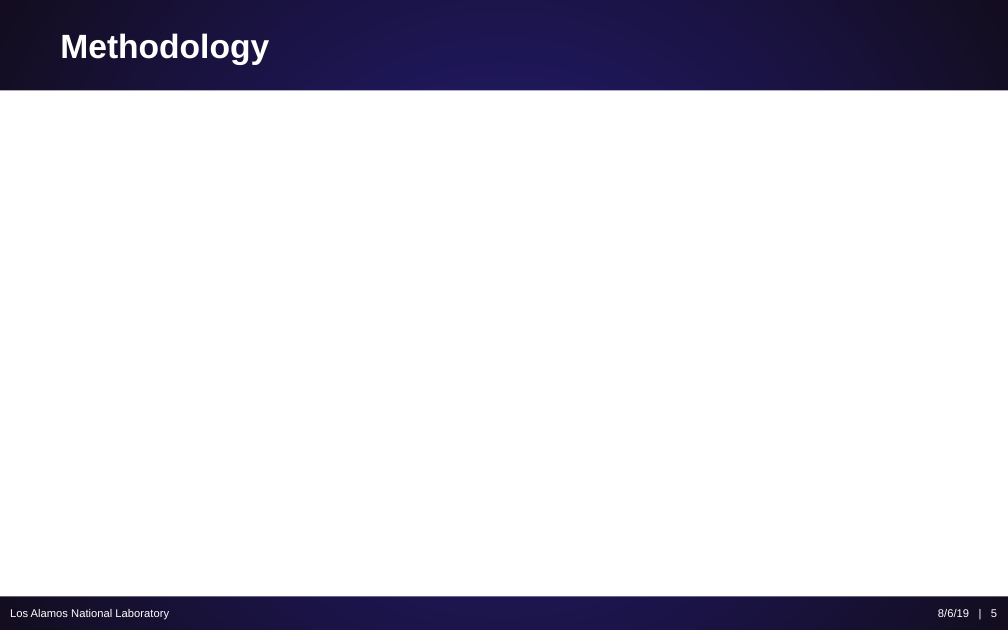
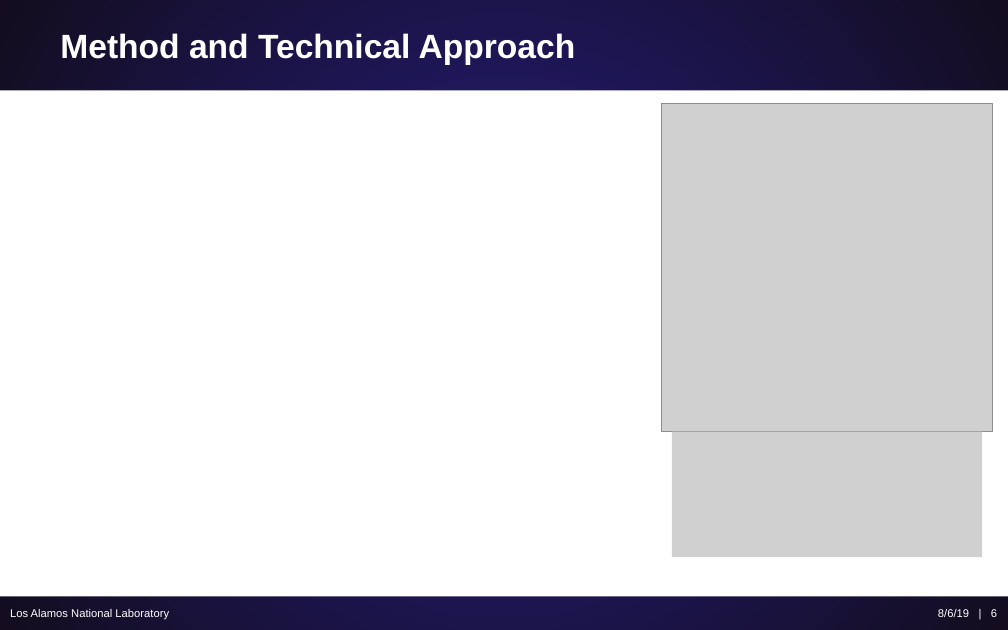
Before and after one commit to ScottCampbellBoise/XCP_Workshop_Report, a slide deck: slide 6 of Poster and Presentation/Campbell_Scott_Variance_Reduction.pptx (slide 5 before the commit). Drawn at 1008x630 pixels with LibreOffice and Linux fonts; fonts in the diff are those of the drawing; grey boxes stand for pictures. Boxes give left, top, right and bottom in pixels: in the first picture for what was removed or moved away, otherwise in the second. Text is boxed around its words. In the diff, an @@ line names an element or a change of style, - is before the commit and + after.

Commit message:
Updated the CCS2 presentation PPT

```diff
--- a/Poster and Presentation/Campbell_Scott_Variance_Reduction.pptx
+++ b/Poster and Presentation/Campbell_Scott_Variance_Reduction.pptx
@@ title at (60, 33, 576, 65): text changed @@
-Methodology
+Method and Technical Approach
@@ picture added at (661, 104, 992, 431) @@
@@ picture added at (672, 431, 983, 557) @@
@@ text at (938, 609, 997, 617): text changed @@
-8/6/19 | 5
+8/6/19 | 6
```
Also in this commit, not shown: 3 other slides changed, 2 slides added.
